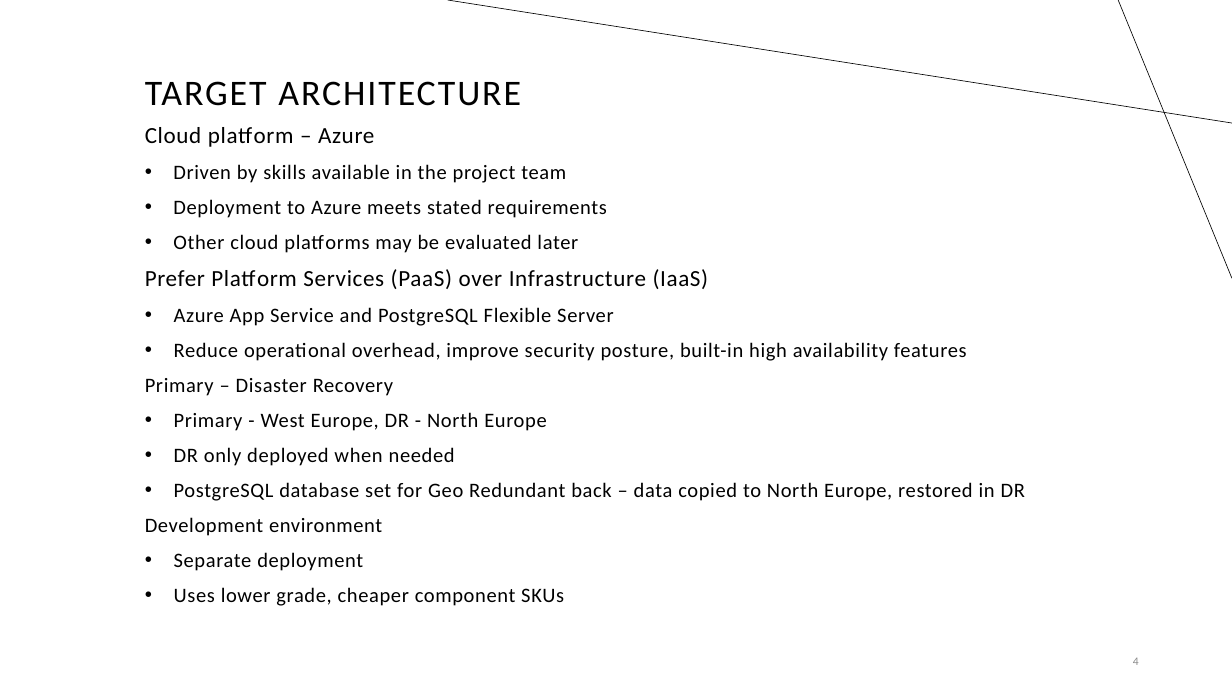
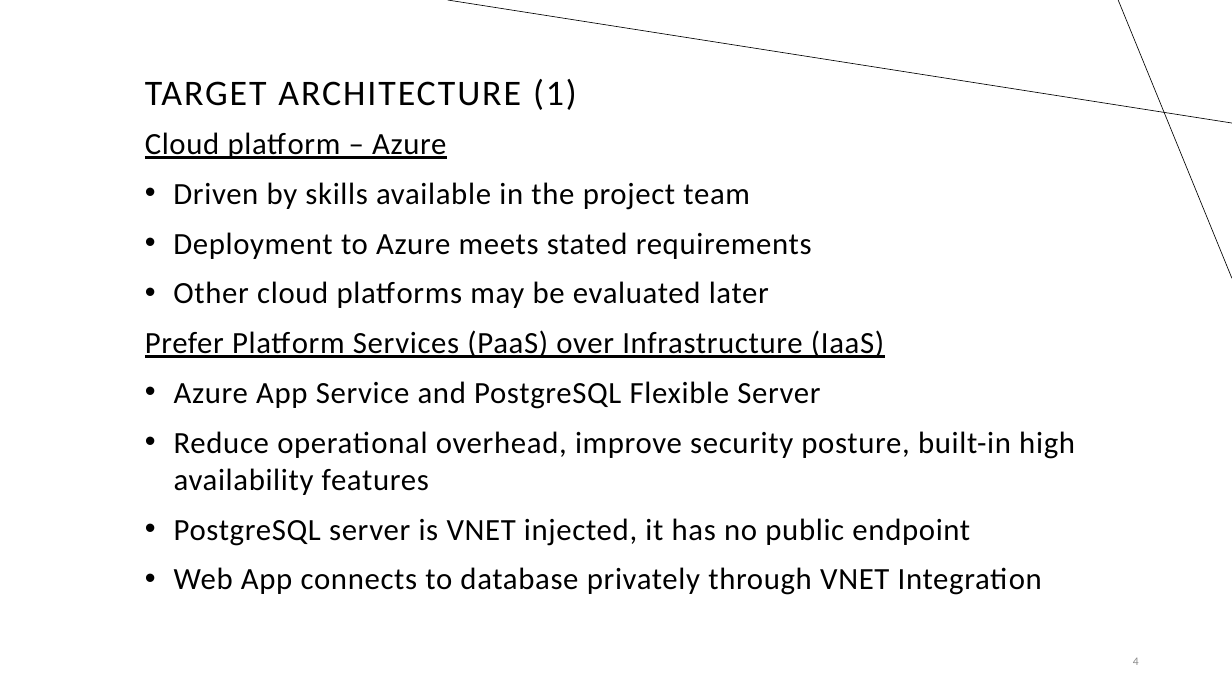
Before and after one commit to mddazure/cloudnation, a slide deck: slide 4 of slides/novabank.pptx. Drawn at 1232x693 pixels with LibreOffice and Linux fonts; fonts in the diff are those of the drawing. Boxes give left, top, right and bottom in pixels: in the first picture for what was removed or moved away, otherwise in the second. Text is boxed around its words. In the diff, an @@ line names an element or a change of style, - is before the commit and + after.

```diff
--- a/slides/novabank.pptx
+++ b/slides/novabank.pptx
@@ title at (145, 79, 577, 110): text changed @@
-TARGET ARCHITECTURE
+TARGET ARCHITECTURE (1)
@@ text at (145, 132, 1075, 495): size 18 to 24 pt, underline on in "Cloud platform – Azure", "Prefer Platform Services (PaaS) over Infrastructure (IaaS)"; size 16 to 24 pt in "Driven by skills available in the project ...", "Deployment to Azure meets stated requirements", "Other cloud platforms may be evaluated later", "Azure App Service and PostgreSQL Flexible Server" and 1 more places; line spacing 0.9 to 1 @@
@@ text at (174, 518, 1042, 595): text changed; size 16 to 24 pt @@
-  Primary – Disaster Recovery
-  • Primary - West Europe, DR - North Europe
-  • DR only deployed when needed
-  • PostgreSQL database set for Geo Redundant back – data copied to North Europe, restored in DR
-  Development environment
-  • Separate deployment
-  • Uses lower grade, cheaper component SKUs
+  • PostgreSQL server is VNET injected, it has no public endpoint
+  • Web App connects to database privately through VNET Integration
```
Also in this commit, not shown: 4 other slides changed, 5 slides added, 1 slide removed.
